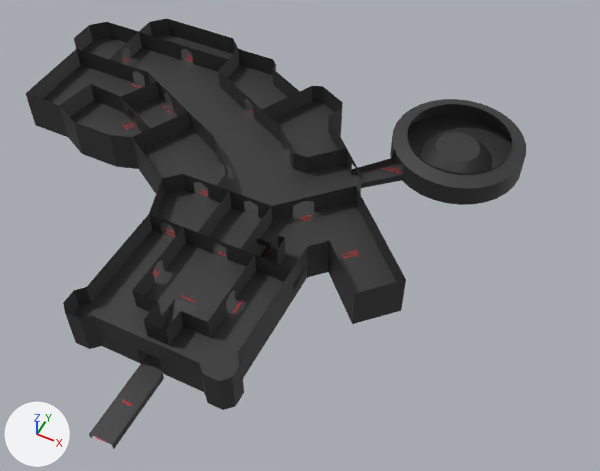
A saved change to the Blender file Assets/Models/ShaderCastle.blend.
One viewpoint serves both versions: a 50 mm lens placed at (38.6, -29.2, 78.5), pointed at (6.0, 36.0, -3.0). The axes (+X, +Y, +Z) are drawn at lower left. The lights are the same throughout. The older version comes first.

Names of what the first picture shows: 'Floor -1 -col', 'Floor 0 -col'.
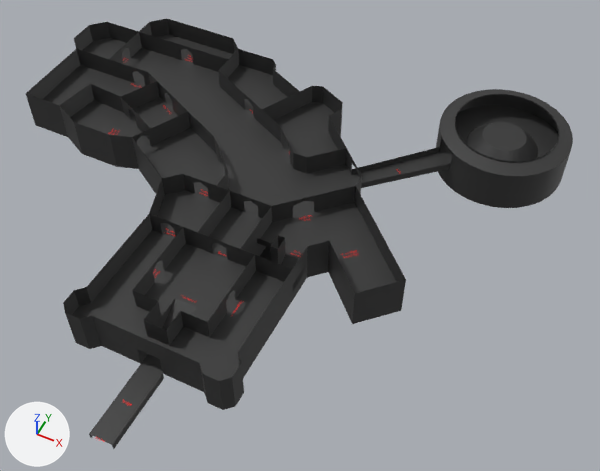
Boxes [x1, y1, x2, y2] around the edits, measured in the pictures (600 x 471 px; the box of a moved part takes in the faces that stretch with it):
'Floor 0 -col', reshaped (9% wider)
    before: [26, 19, 526, 396]
    after: [26, 19, 573, 396]
'Floor -1 -col', reshaped (43% wider)
    before: [31, 110, 404, 449]
    after: [31, 110, 565, 449]
part 1 of me_plane_011, moved or reshaped
    before: [70, 60, 526, 205]
    after: [70, 60, 573, 193]
part 2 of me_plane_001, added
    after: [436, 137, 565, 208]

The change, as a diff of the scene's bpy script:
```diff
--- a/Assets/Models/ShaderCastle.blend.py
+++ b/Assets/Models/ShaderCastle.blend.py
@@ me_plane_011 @@
 # used by ob_floor_0__col; location = (0.0, 0.0, 0.0)
-me_plane_011.from_pydata(...)  # 700 vertices, 558 faces, 4 loose edges; spans x -41.0..29.0, y 9.0..65.0, z 0.0..3.8
+me_plane_011.from_pydata(...)  # 713 vertices, 565 faces, 4 loose edges; spans x -41.0..34.0, y 9.0..70.0, z 0.0..3.8
+# me_plane_011 part 1
+# 4 vertices are removed from x 15.0..20.0, y 51.0..56.0, z 0.0..2.0
+# 35 faces are deleted
+# 186 vertices in x 11.0..29.0, y 47.0..65.0, z 0.0..3.8 move by (5.0, 5.0, 0.0)
+# 2 vertices move from x 20.0..23.0, y 56.0..59.0, z 2.0 to x 22.0..25.0, y 58.0..61.0, z 2.0
+# 17 vertices are added at x -19.8..30.0, y 37.4..66.0, z 0.0..3.0
+# 19 new faces join them, smooth
+# 23 new faces join them
 me_plane_011.materials.append(mat_333333)
@@ me_plane_001 @@
 # used by ob_floor__1__col; location = (0.0, 0.0, -3.0)
-me_plane_001.from_pydata(...)  # 223 vertices, 164 faces; spans x -41.0..22.5, y 0.0..63.0, z -1.0..3.0
+me_plane_001.from_pydata(...)  # 287 vertices, 197 faces; spans x -41.0..34.0, y 0.0..70.0, z -1.0..3.0
+# me_plane_001 part 2: a new loose piece of 64 vertices spanning x 16.0..34.0, y 52.0..70.0, z 0.0..3.0, in mat_333333 (dark grey #333333)
 me_plane_001.materials.append(mat_333333)
```
